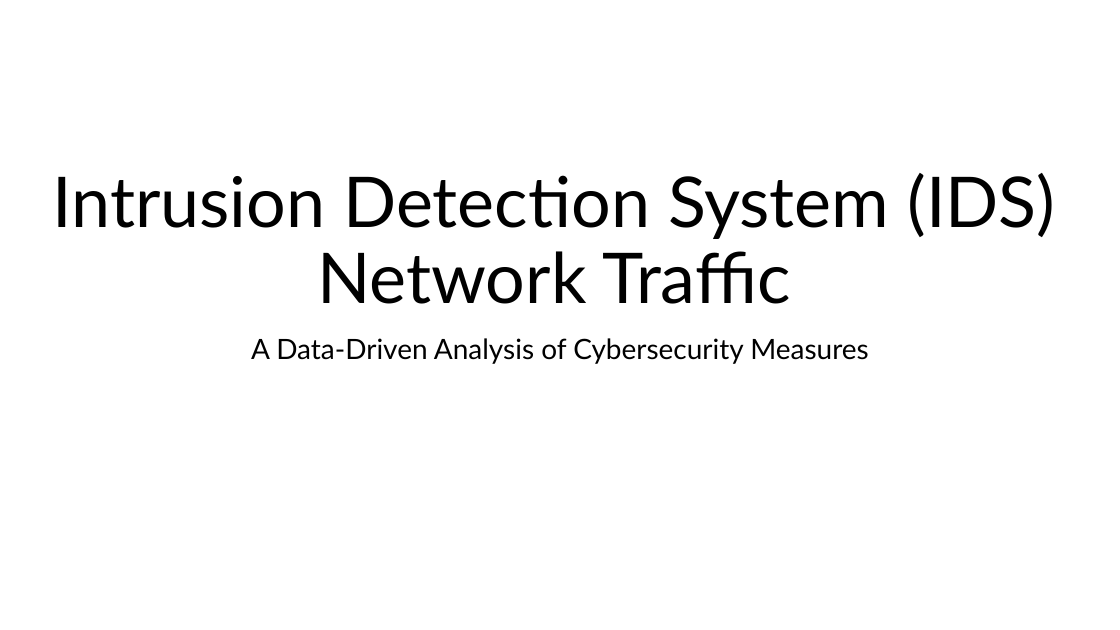
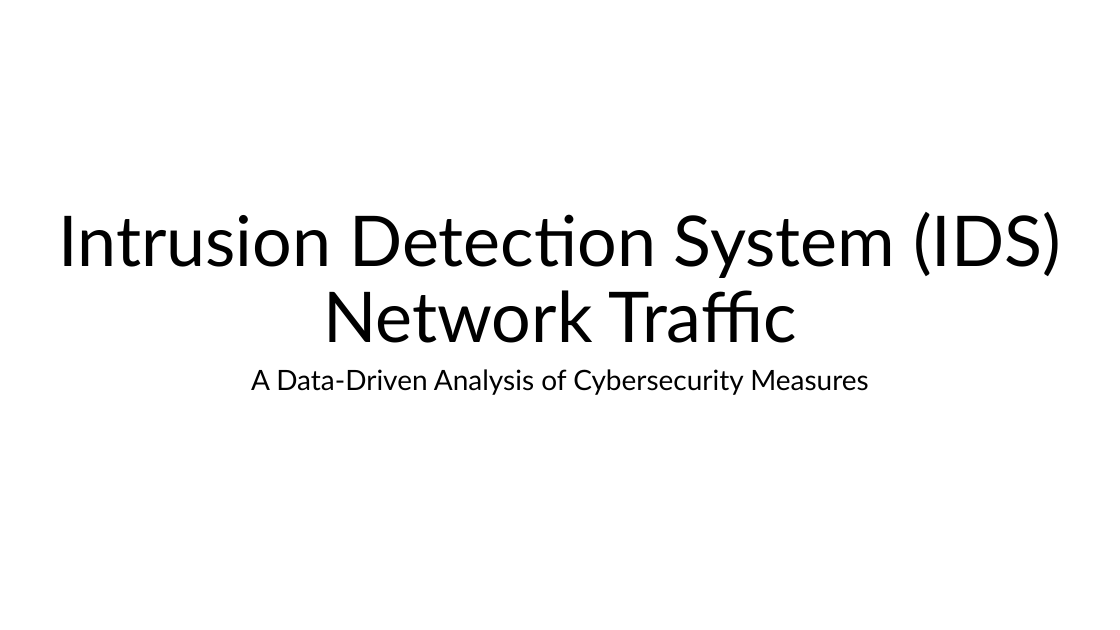
Before and after one commit to sdave777/Internet-of-Things_IDS_Data, a slide deck: slide 1 of Presentation.pptx. Drawn at 1120x630 pixels with LibreOffice and Linux fonts; fonts in the diff are those of the drawing; background and template pictures are left out. Boxes give left, top, right and bottom in pixels: in the first picture for what was removed or moved away, otherwise in the second. Text is boxed around its words. In the diff, an @@ line names an element or a change of style, - is before the commit and + after.

```diff
--- a/Presentation.pptx
+++ b/Presentation.pptx
@@ title "Intrusion Detection System (IDS) Network ...": place and size @@
-title "Intrusion Detection System (IDS) Network ..." at box(53, 173, 1055, 304)
+title "Intrusion Detection System (IDS) Network ..." at box(58, 212, 1061, 343)
@@ subtitle "A Data-Driven Analysis of Cybersecurity ...": place and size @@
-subtitle "A Data-Driven Analysis of Cybersecurity ..." at box(251, 338, 869, 364)
+subtitle "A Data-Driven Analysis of Cybersecurity ..." at box(251, 369, 869, 395)
```
Also in this commit, not shown: 2 other slides changed.
